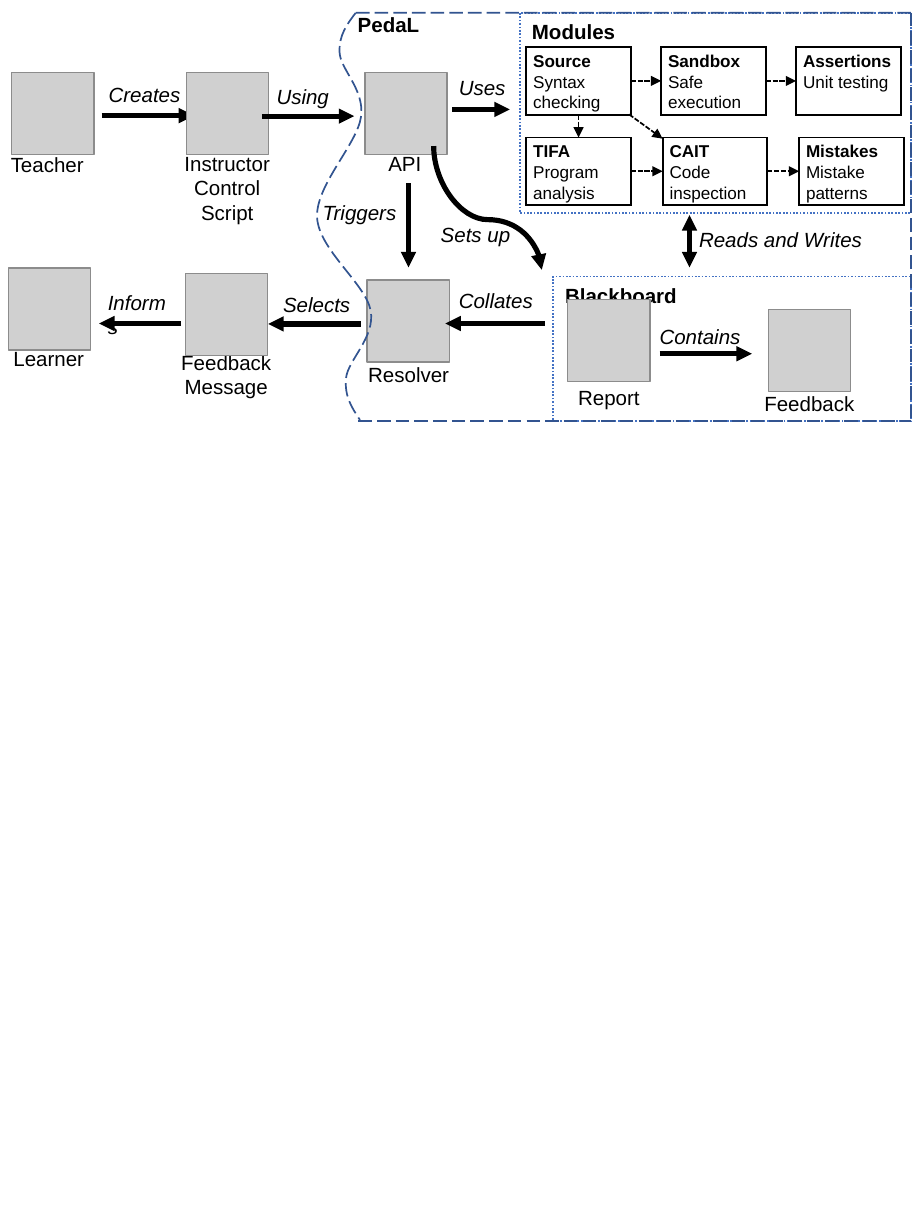
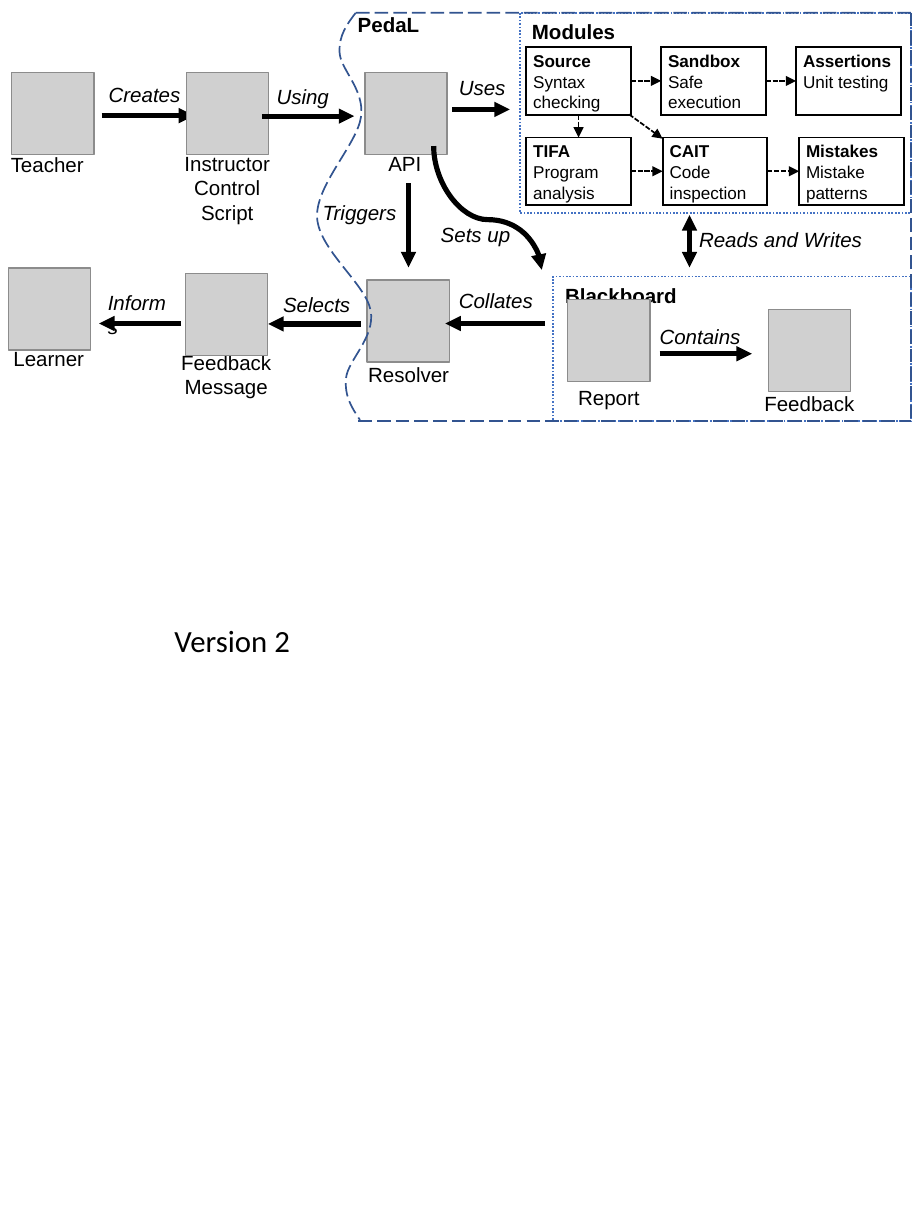
Before and after one commit to pedal-edu/pedal, a slide deck: slide 2 of docsrc/_static/pedal-overview.pptx (slide 1 before the commit). Drawn at 924x1232 pixels with LibreOffice and Linux fonts; fonts in the diff are those of the drawing; grey boxes stand for pictures. Boxes give left, top, right and bottom in pixels: in the first picture for what was removed or moved away, otherwise in the second. Text is boxed around its words. In the diff, an @@ line names an element or a change of style, - is before the commit and + after.

```diff
--- a/docsrc/_static/pedal-overview.pptx
+++ b/docsrc/_static/pedal-overview.pptx
@@ text added at <box>174,631,290,653</box>, 18 pt, text #000000 @@
+Version 2
```
Also in this commit, not shown: 1 slide added, 3 other files.
